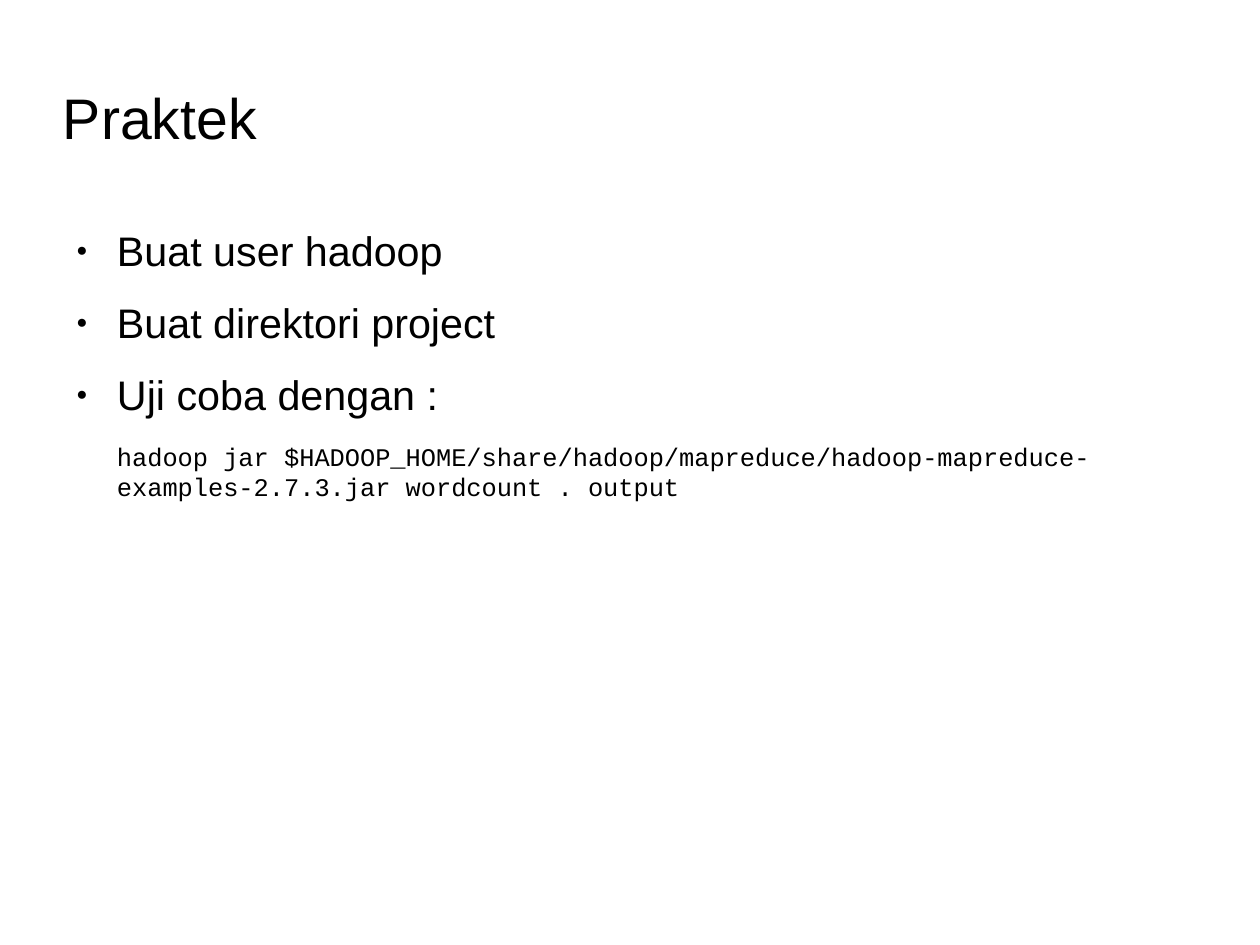
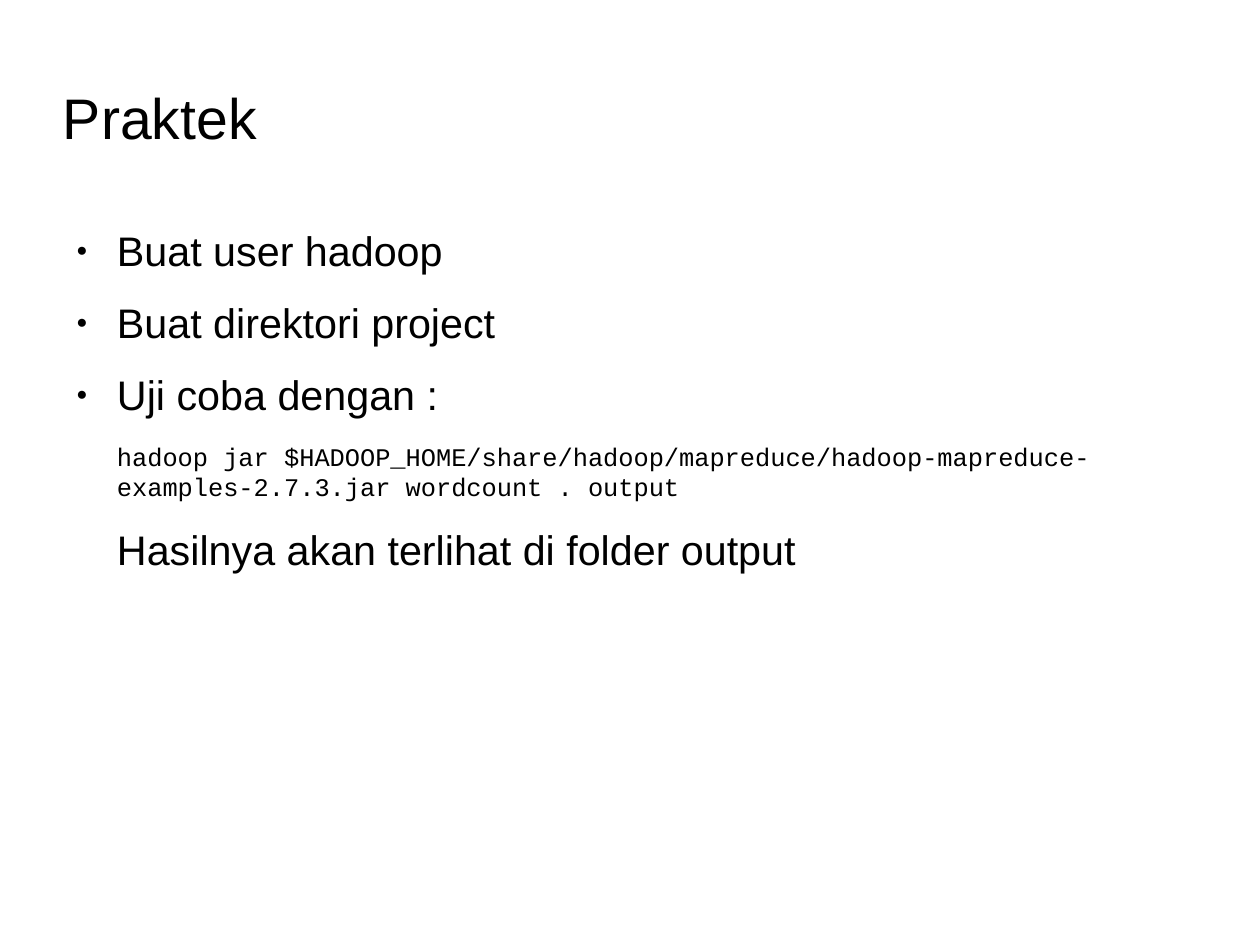
Before and after one commit to Dickyfathur7/pemrograman-komputer-2, a slide deck: slide 7 of 07-big-data-BELUM-SELESAI/slide-big-data.odp. Drawn at 1260x945 pixels with LibreOffice and Linux fonts; fonts in the diff are those of the drawing; background and template pictures are left out. Boxes give left, top, right and bottom in pixels: in the first picture for what was removed or moved away, otherwise in the second. Text is boxed around its words. In the diff, an @@ line names an element or a change of style, - is before the commit and + after.

```diff
--- a/07-big-data-BELUM-SELESAI/slide-big-data.odp
+++ b/07-big-data-BELUM-SELESAI/slide-big-data.odp
@@ text at [117, 535, 796, 573]: paragraph added @@
+Hasilnya akan terlihat di folder output
```
Also in this commit, not shown: 2 other files.
